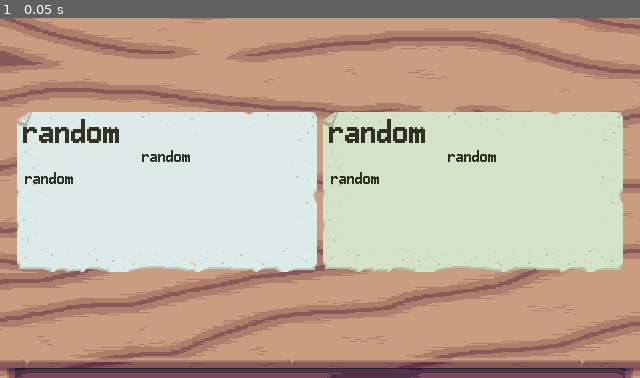
Above: before the commit, frame 1.
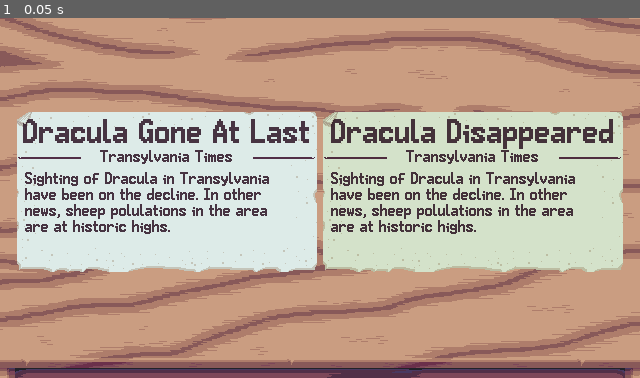
Above: after the commit, the same moment.

Repository: AverageStardust/the-count-is-down
Game: Godot game, scene res://desk.tscn
The game is run twice, just before and just after one commit, with the same random seed, the same clock (stepped at 60 frames per second) and the same inputs. The engine's default icon, where the game draws it, is replaced by a stand-in: a white triangle on a blue panel in a dark square.
Inputs:
- Up to frame 1 (0.05 s): no input

The runs differ from the first frame. In frame 1, 7.0% of the frame differs, in the area x 2-98%, y 28-60%.

Commit message:
add writer

Diff:
--- a/documents/newspaperClipping.tscn
+++ b/documents/newspaperClipping.tscn
@@ -27,12 +27,13 @@
 offset_bottom = 38.0
 theme_override_font_sizes/font_size = 30
 text = "Title"
+alignment = 1
 
 [node name="Publisher" type="LineEdit" parent="." unique_id=398996871]
 layout_mode = 0
-offset_left = 54.0
+offset_left = 70.0
 offset_top = 38.0
-offset_right = 246.0
+offset_right = 230.0
 offset_bottom = 54.0
 text = "Publisher"
 alignment = 1
--- a/project.godot
+++ b/project.godot
@@ -18,6 +18,7 @@
 [autoload]
 
 Grader="*uid://bnfla7mh16420"
+Writer="*uid://bxnvxb6isxe2q"
 
 [display]
 
--- /dev/null
+++ b/resources/story.tres
@@ -0,0 +1,12 @@
+[gd_resource type="Resource" script_class="WriterStory" format=3 uid="uid://dql5fcdocadu7"]
+
+[ext_resource type="Script" uid="uid://b2aeo60ghf1tl" path="res://scripts/writerStory.gd" id="1_o11yq"]
+
+[resource]
+script = ExtResource("1_o11yq")
+text = Dictionary[int, PackedStringArray]({
+0: PackedStringArray("Dracula Gone At Last", "Dracula Disappeared"),
+1: PackedStringArray("Transylvania Times"),
+2: PackedStringArray("Sighting of Dracula in Transylvania have been on the decline. In other news, sheep polulations in the area are at historic highs.")
+})
+metadata/_custom_type_script = "uid://b2aeo60ghf1tl"
--- a/scripts/documentField.gd
+++ b/scripts/documentField.gd
@@ -10,10 +10,6 @@
 var content: String
 var type: FieldType
 
-static func random_content(type: FieldType) -> String:
-	# pick random content
-	return "random"
-
 func _init(_content: String, _type: FieldType) -> void:
 	content = _content
 	type = _type
--- a/scripts/newspaperClipping.gd
+++ b/scripts/newspaperClipping.gd
@@ -8,9 +8,9 @@
 @export var editable = true: set = set_editable
 
 func _ready() -> void:
-	title.text = DocumentField.random_content(DocumentField.FieldType.NEWSPAPER_TITLE)
-	publisher.text = DocumentField.random_content(DocumentField.FieldType.NEWSPAPER_PUBLISHER)
-	body.text = DocumentField.random_content(DocumentField.FieldType.NEWSPAPER_BODY)
+	title.text = Writer.random_content(DocumentField.FieldType.NEWSPAPER_TITLE)
+	publisher.text = Writer.random_content(DocumentField.FieldType.NEWSPAPER_PUBLISHER)
+	body.text = Writer.random_content(DocumentField.FieldType.NEWSPAPER_BODY)
 
 	set_editable(editable)
 
--- /dev/null
+++ b/scripts/writer.gd
@@ -0,0 +1,41 @@
+extends Node
+
+var story: WriterStory = preload("res://resources/story.tres")
+
+var usaged_tags: Dictionary[DocumentField.FieldType, PackedByteArray]
+
+func _init():
+	for type in DocumentField.FieldType.values():
+		usaged_tags[type] = PackedByteArray()
+
+		if story.text.has(type):
+			usaged_tags[type].resize(story.text[type].size())
+
+func random_content(type: DocumentField.FieldType) -> String:
+	var type_usage_tags = usaged_tags[type]
+
+	# find how many texts of this type are unused
+	var ununused_count: int = 0
+	for used_tag in type_usage_tags:
+		if used_tag == 0:
+			ununused_count += 1
+
+	# pick the Nth unused text of this type
+	var roll: int = randi_range(1, ununused_count)
+	var picked_text: String
+
+	# find the Nth unused text of this type
+	for i in type_usage_tags.size():
+		if type_usage_tags[i] == 0:
+			roll -= 1
+			if roll == 0:
+				picked_text = story.text[type][i]
+				type_usage_tags[i] = 1
+				break
+
+	# if all texts of this type have now been used once, set them all as unused
+	if ununused_count - 1 == 0:
+		for i in type_usage_tags.size():
+			type_usage_tags[i] = 0
+
+	return picked_text
--- /dev/null
+++ b/scripts/writerStory.gd
@@ -0,0 +1,4 @@
+extends Resource
+class_name WriterStory
+
+@export var text: Dictionary[DocumentField.FieldType, PackedStringArray]
--- a/themes/handwriting.tres
+++ b/themes/handwriting.tres
@@ -19,18 +19,18 @@
 [sub_resource type="StyleBoxEmpty" id="StyleBoxEmpty_oxcfv"]
 
 [resource]
-LineEdit/colors/caret_color = Color(0, 0, 0, 1)
-LineEdit/colors/font_color = Color(0.08235294, 0.078431375, 0.12941177, 0.78431374)
-LineEdit/colors/font_uneditable_color = Color(0.08235294, 0.078431375, 0.12941177, 0.78431374)
+LineEdit/colors/caret_color = Color(0.15294118, 0.14901961, 0.21960784, 1)
+LineEdit/colors/font_color = Color(0.15294118, 0.14901961, 0.21960784, 0.8627451)
+LineEdit/colors/font_uneditable_color = Color(0.15294118, 0.14901961, 0.21960784, 0.8627451)
 LineEdit/font_sizes/font_size = 15
 LineEdit/fonts/font = ExtResource("1_n6cft")
 LineEdit/styles/focus = SubResource("StyleBoxFlat_oxcfv")
 LineEdit/styles/normal = SubResource("StyleBoxEmpty_0x6nt")
 LineEdit/styles/read_only = SubResource("StyleBoxEmpty_33gkk")
 TextEdit/colors/background_color = Color(0, 0, 0, 0)
-TextEdit/colors/caret_color = Color(0, 0, 0, 1)
-TextEdit/colors/font_color = Color(0.08235294, 0.078431375, 0.12941177, 0.78431374)
-TextEdit/colors/font_readonly_color = Color(0.08235294, 0.078431375, 0.12941177, 0.78431374)
+TextEdit/colors/caret_color = Color(0.15294118, 0.14901961, 0.21960784, 1)
+TextEdit/colors/font_color = Color(0.15294118, 0.14901961, 0.21960784, 0.8627451)
+TextEdit/colors/font_readonly_color = Color(0.15294118, 0.14901961, 0.21960784, 0.8627451)
 TextEdit/constants/line_spacing = 1
 TextEdit/font_sizes/font_size = 15
 TextEdit/fonts/font = ExtResource("1_n6cft")
--- a/themes/print.tres
+++ b/themes/print.tres
@@ -19,18 +19,18 @@
 [sub_resource type="StyleBoxEmpty" id="StyleBoxEmpty_lfnlm"]
 
 [resource]
-LineEdit/colors/caret_color = Color(0, 0, 0, 1)
-LineEdit/colors/font_color = Color(0.09803922, 0.08627451, 0.02745098, 0.8627451)
-LineEdit/colors/font_uneditable_color = Color(0.09803922, 0.08627451, 0.02745098, 0.8627451)
+LineEdit/colors/caret_color = Color(0.2, 0.10980392, 0.17254902, 1)
+LineEdit/colors/font_color = Color(0.2, 0.10980392, 0.17254902, 0.88235295)
+LineEdit/colors/font_uneditable_color = Color(0.2, 0.10980392, 0.17254902, 0.88235295)
 LineEdit/font_sizes/font_size = 15
 LineEdit/fonts/font = ExtResource("1_0tfap")
 LineEdit/styles/focus = SubResource("StyleBoxFlat_se7ci")
 LineEdit/styles/normal = SubResource("StyleBoxEmpty_0x6nt")
 LineEdit/styles/read_only = SubResource("StyleBoxEmpty_33gkk")
 TextEdit/colors/background_color = Color(0, 0, 0, 0)
-TextEdit/colors/caret_color = Color(0, 0, 0, 1)
-TextEdit/colors/font_color = Color(0.09803922, 0.08627451, 0.02745098, 0.8627451)
-TextEdit/colors/font_readonly_color = Color(0.09803922, 0.08627451, 0.02745098, 0.8627451)
+TextEdit/colors/caret_color = Color(0.2, 0.10980392, 0.17254902, 1)
+TextEdit/colors/font_color = Color(0.2, 0.10980392, 0.17254902, 0.88235295)
+TextEdit/colors/font_readonly_color = Color(0.2, 0.10980392, 0.17254902, 0.88235295)
 TextEdit/constants/line_spacing = 1
 TextEdit/font_sizes/font_size = 15
 TextEdit/fonts/font = ExtResource("1_0tfap")
Binary file changed: art/newspaper.aseprite
Binary file changed: art/newspaper.png
Not shown, added: scripts/writer.gd.uid
Not shown, added: scripts/writerStory.gd.uid
